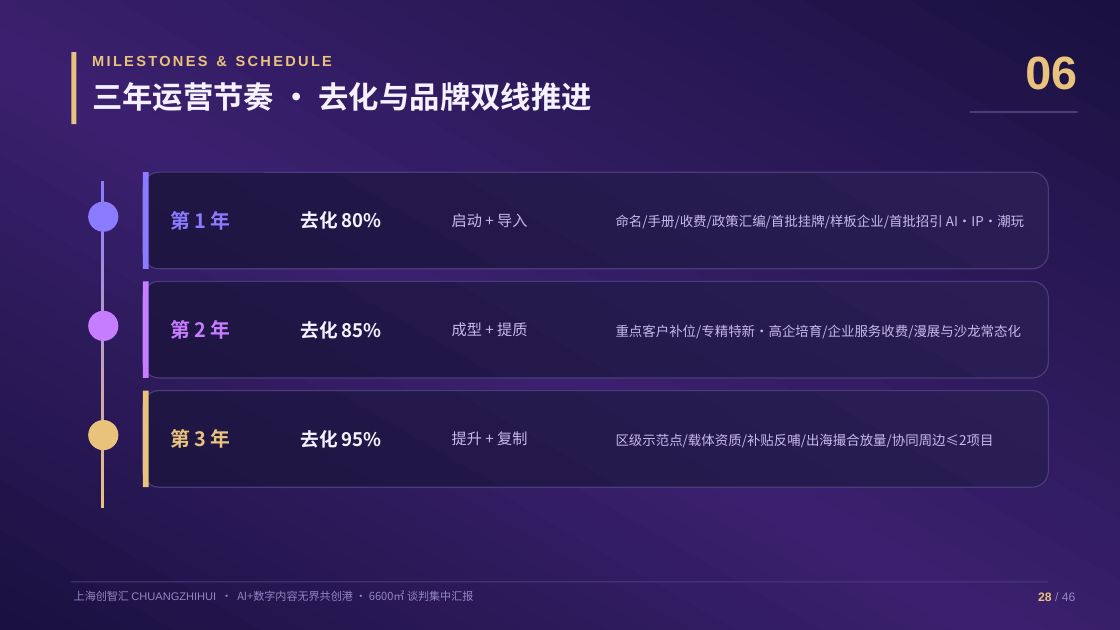
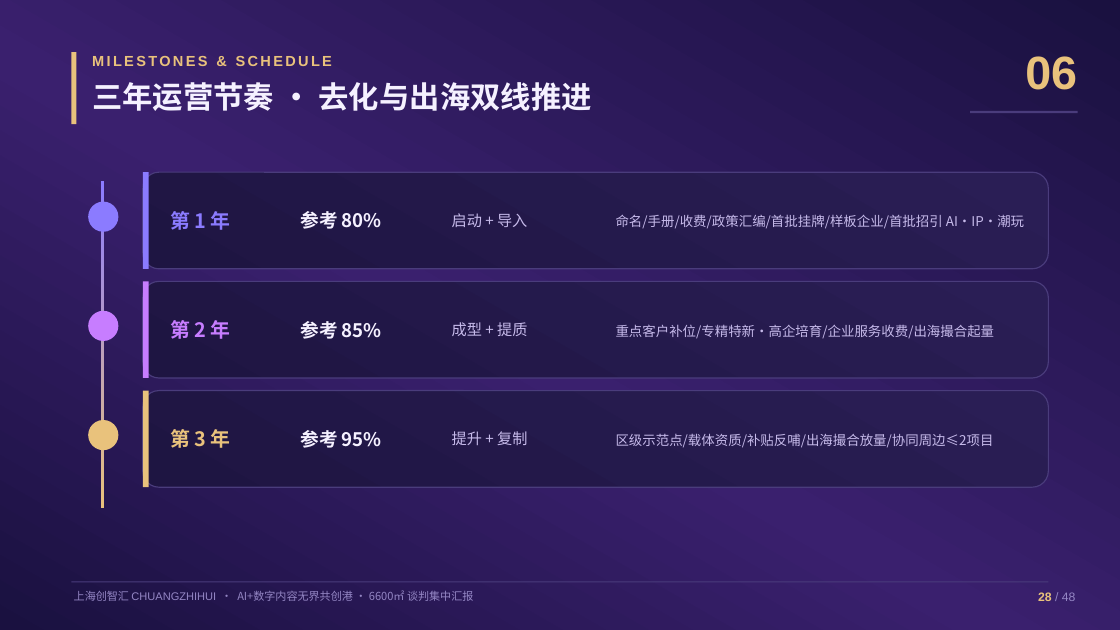
Before and after one commit to hujigang2010-maker/AIDEN, a slide deck: slide 28 of proposal/创智汇6600平合作方案.pptx. Drawn at 1120x630 pixels with LibreOffice and Linux fonts; fonts in the diff are those of the drawing. Boxes give left, top, right and bottom in pixels: in the first picture for what was removed or moved away, otherwise in the second. Text is boxed around its words. In the diff, an @@ line names an element or a change of style, - is before the commit and + after.

```diff
--- a/proposal/创智汇6600平合作方案.pptx
+++ b/proposal/创智汇6600平合作方案.pptx
@@ text at (x1=92, y1=82, x2=592, y2=111): text changed @@
-三年运营节奏 · 去化与品牌双线推进
+三年运营节奏 · 去化与出海双线推进
@@ text at (x1=301, y1=211, x2=382, y2=229): text changed @@
-去化 80%
+参考 80%
@@ text at (x1=301, y1=321, x2=382, y2=339): text changed @@
-去化 85%
+参考 85%
@@ text at (x1=616, y1=325, x2=995, y2=339): text changed @@
-重点客户补位/专精特新·高企培育/企业服务收费/漫展与沙龙常态化
+重点客户补位/专精特新·高企培育/企业服务收费/出海撮合起量
@@ text at (x1=301, y1=430, x2=382, y2=448): text changed @@
-去化 95%
+参考 95%
```
Also in this commit, not shown: 43 other slides changed, 2 slides added, 5 other files.
